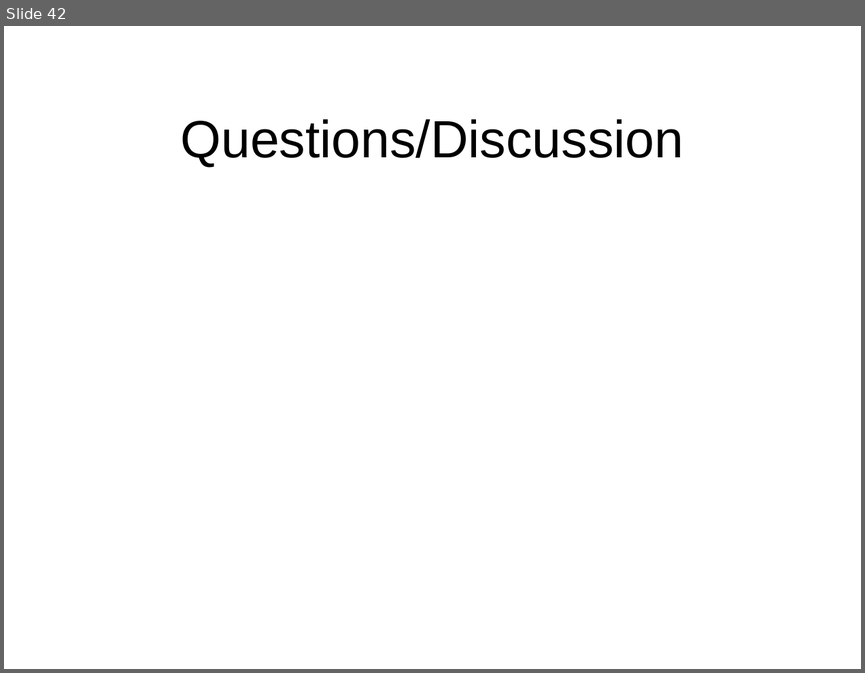
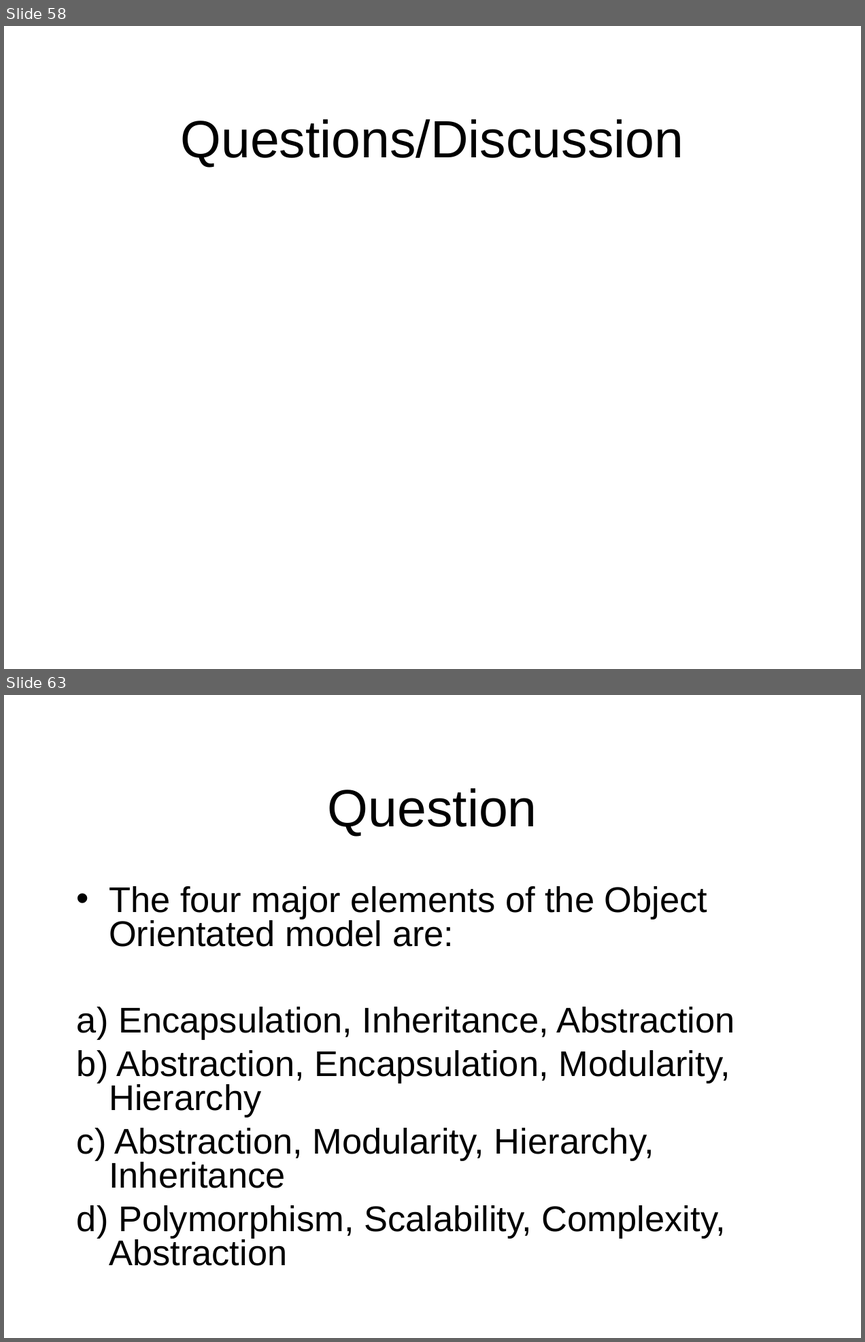
Before and after one commit to octaviordz/zjnu2017.github.io, a slide deck: OOAD/lectures/030--Object.Model.ppt. Shown one above the other, each under a label of ours: slide 42 before the commit, slides 58 and 63 after it; the slides between them are not shown. The pictures are 865x673 and 865x1342 pixels, drawn with LibreOffice and Linux fonts; fonts in the diff are those of the drawing. Boxes give left, top, right and bottom in pixels: in the first picture for what was removed or moved away, otherwise in the second. Text is boxed around its words. In the diff, an @@ line names an element or a change of style, - is before the commit and + after.

```diff
--- a/OOAD/lectures/030--Object.Model.ppt
+++ b/OOAD/lectures/030--Object.Model.ppt
@@ slide 63 added at [4,695,861,1338], background #FFFFFF @@
@@ title added at [328,788,537,836], 44 pt, text #000000 @@
+Question
@@ text added at [77,886,734,1266], 30 pt, text #000000 @@
+• The four major elements of the Object Orientated model are:
+a) Encapsulation, Inheritance, Abstraction
+b) Abstraction, Encapsulation, Modularity, Hierarchy
+c) Abstraction, Modularity, Hierarchy, Inheritance
+d) Polymorphism, Scalability, Complexity, Abstraction
@@ what was slide 42 is now slide 58 @@
```
Also in this commit, not shown: 7 slides changed, 23 other slides added, 2 other files.
